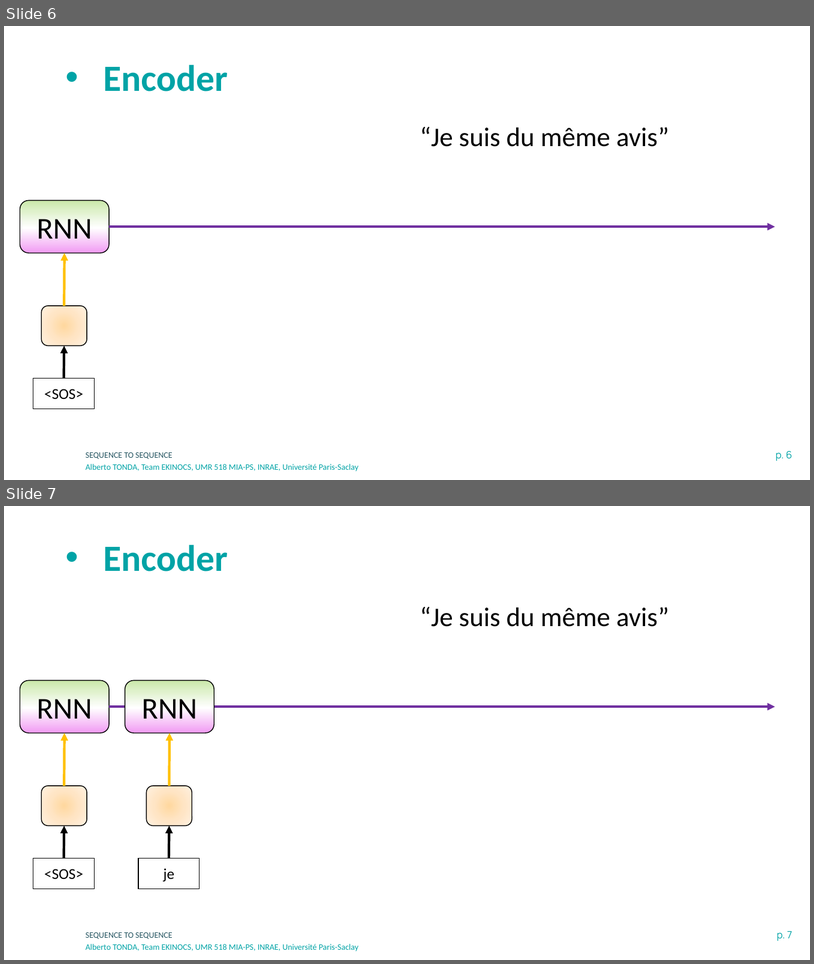
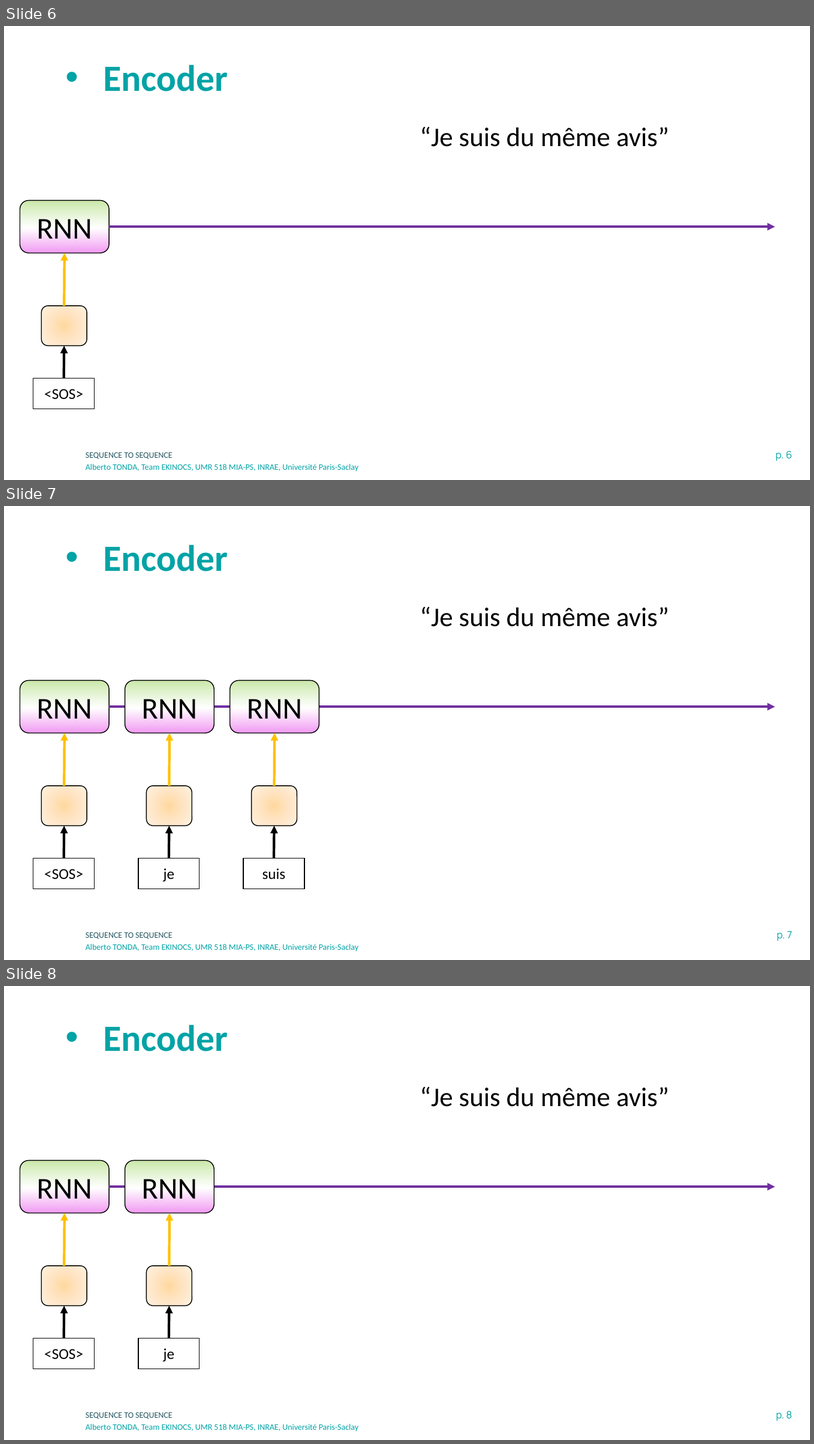
Before and after one commit to albertotonda/teaching, a slide deck: deep-learning-in-practice-with-pytorch/X-sequence-to-sequence.pptx. Shown one above the other, each under a label of ours: slides 6 and 7 before the commit, slides 6, 7 and 8 after it. The pictures are 814x964 and 814x1444 pixels, drawn with LibreOffice and Linux fonts; fonts in the diff are those of the drawing; background and template pictures are left out. Boxes give left, top, right and bottom in pixels: in the first picture for what was removed or moved away, otherwise in the second. Text is boxed around its words. In the diff, an @@ line names an element or a change of style, - is before the commit and + after.

```diff
--- a/deep-learning-in-practice-with-pytorch/X-sequence-to-sequence.pptx
+++ b/deep-learning-in-practice-with-pytorch/X-sequence-to-sequence.pptx
@@ slide 7 added at bbox=[4, 506, 810, 960], background #FFFFFF; not listed: 3 template elements that a slide beside it also shows @@
@@ title added at bbox=[103, 544, 227, 571], 44 pt, text #00A3A6, bold @@
+• Encoder
@@ text added at bbox=[420, 607, 669, 627], 32 pt, text #000000 @@
+“Je suis du même avis”
@@ rounded rectangle added at bbox=[20, 680, 108, 733], fill gradient #CAE8AA to #FFFFFF to #F19BF3, outline #000000 1 pt, 36 pt, text #000000 @@
+RNN
@@ rounded rectangle added at bbox=[125, 680, 214, 733], fill gradient #CAE8AA to #FFFFFF to #F19BF3, outline #000000 1 pt, 36 pt, text #000000 @@
+RNN
@@ rounded rectangle added at bbox=[230, 680, 319, 733], fill gradient #CAE8AA to #FFFFFF to #F19BF3, outline #000000 1 pt, 36 pt, text #000000 @@
+RNN
@@ arrow added from (109, 707) to (776, 707), #7030A0 3 pt @@
@@ arrow added from (64, 786) to (65, 733), #FFC000 3 pt @@
@@ arrow added from (169, 786) to (170, 733), #FFC000 3 pt @@
@@ arrow added from (275, 786) to (275, 733), #FFC000 3 pt @@
@@ rounded rectangle added at bbox=[42, 786, 87, 825], fill gradient #FFD8A0 to #FFE6C5 to #FFF2E3, outline #000000 1 pt @@
@@ rounded rectangle added at bbox=[147, 786, 192, 825], fill gradient #FFD8A0 to #FFE6C5 to #FFF2E3, outline #000000 1 pt @@
@@ rounded rectangle added at bbox=[251, 786, 297, 825], fill gradient #FFD8A0 to #FFE6C5 to #FFF2E3, outline #000000 1 pt @@
@@ arrow added from (64, 858) to (64, 825), #000000 3 pt @@
@@ arrow added from (169, 858) to (169, 825), #000000 3 pt @@
@@ arrow added from (274, 858) to (275, 825), #000000 3 pt @@
@@ rectangle added at bbox=[33, 858, 94, 889], fill #FFFFFF, outline #000000 1 pt, 18 pt, text #000000 @@
+<SOS>
@@ rectangle added at bbox=[138, 858, 200, 889], fill #FFFFFF, outline #000000 1 pt, 18 pt, text #000000 @@
+je
@@ rectangle added at bbox=[243, 858, 305, 889], fill #FFFFFF, outline #000000 1 pt, 18 pt, text #000000 @@
+suis
@@ what was slide 7 is now slide 8 @@
@@ page number at bbox=[776, 1410, 792, 1420]: text changed @@
-p. 7
+p. 8
```
Also in this commit, not shown: 4 other files.
